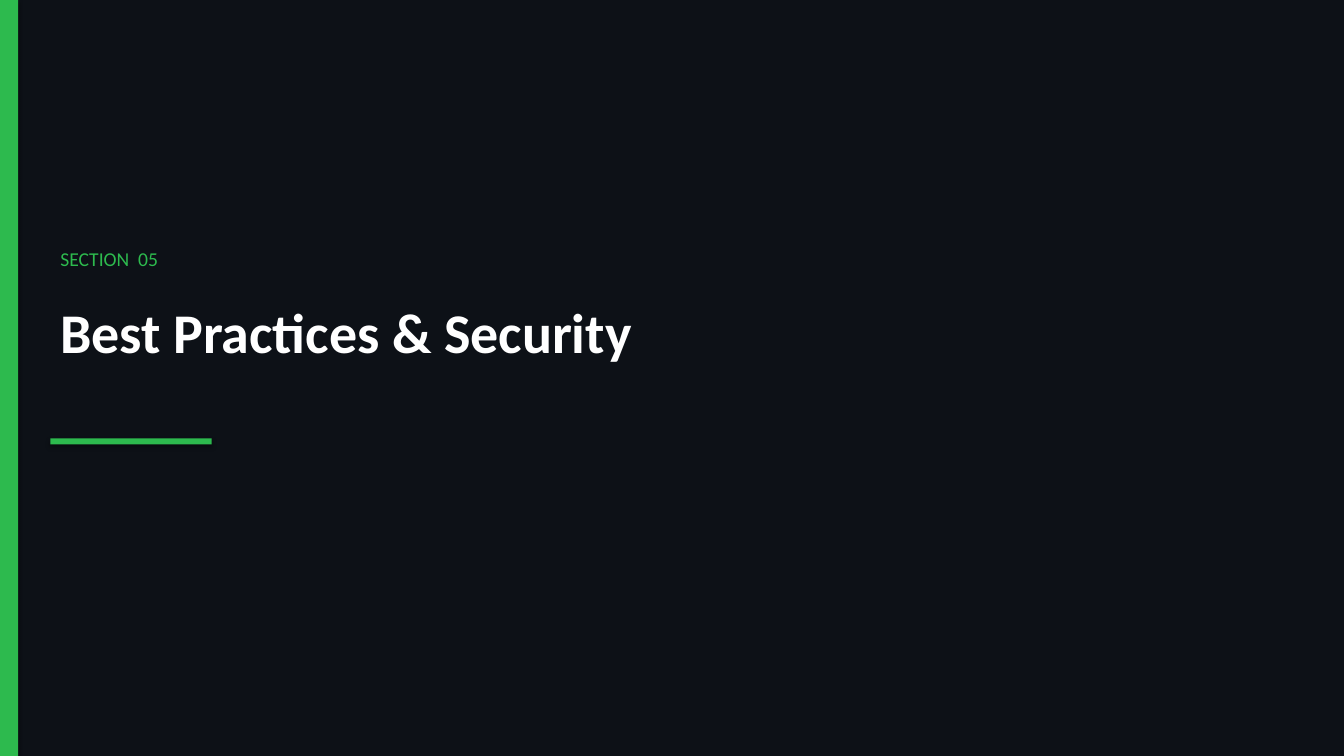
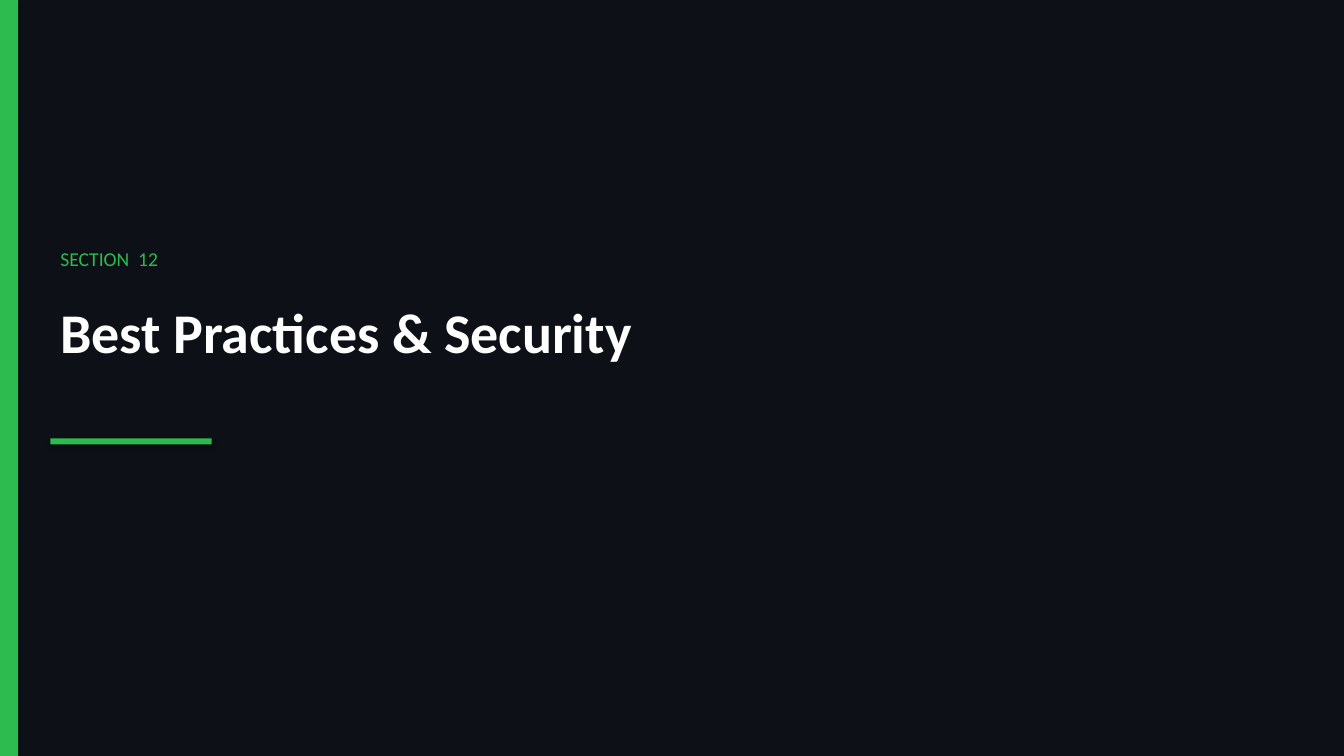
Before and after one commit to cyberkoolman/ghcp-poc-auth, a slide deck: slide 35 of docs/ghcp-getting-started.pptx (slide 14 before the commit). Drawn at 1344x756 pixels with LibreOffice and Linux fonts; fonts in the diff are those of the drawing. Boxes give left, top, right and bottom in pixels: in the first picture for what was removed or moved away, otherwise in the second. Text is boxed around its words. In the diff, an @@ line names an element or a change of style, - is before the commit and + after.

```diff
--- a/docs/ghcp-getting-started.pptx
+++ b/docs/ghcp-getting-started.pptx
@@ text at box(60, 253, 158, 266): text changed @@
-SECTION 05
+SECTION 12
```
Also in this commit, not shown: 13 other slides changed, 20 slides added, 1 other file.
